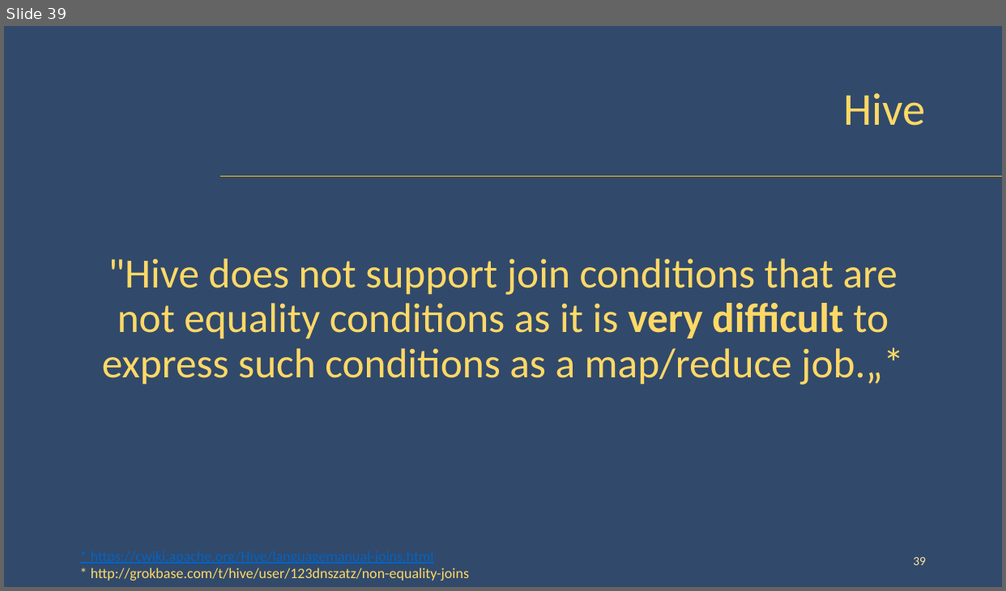
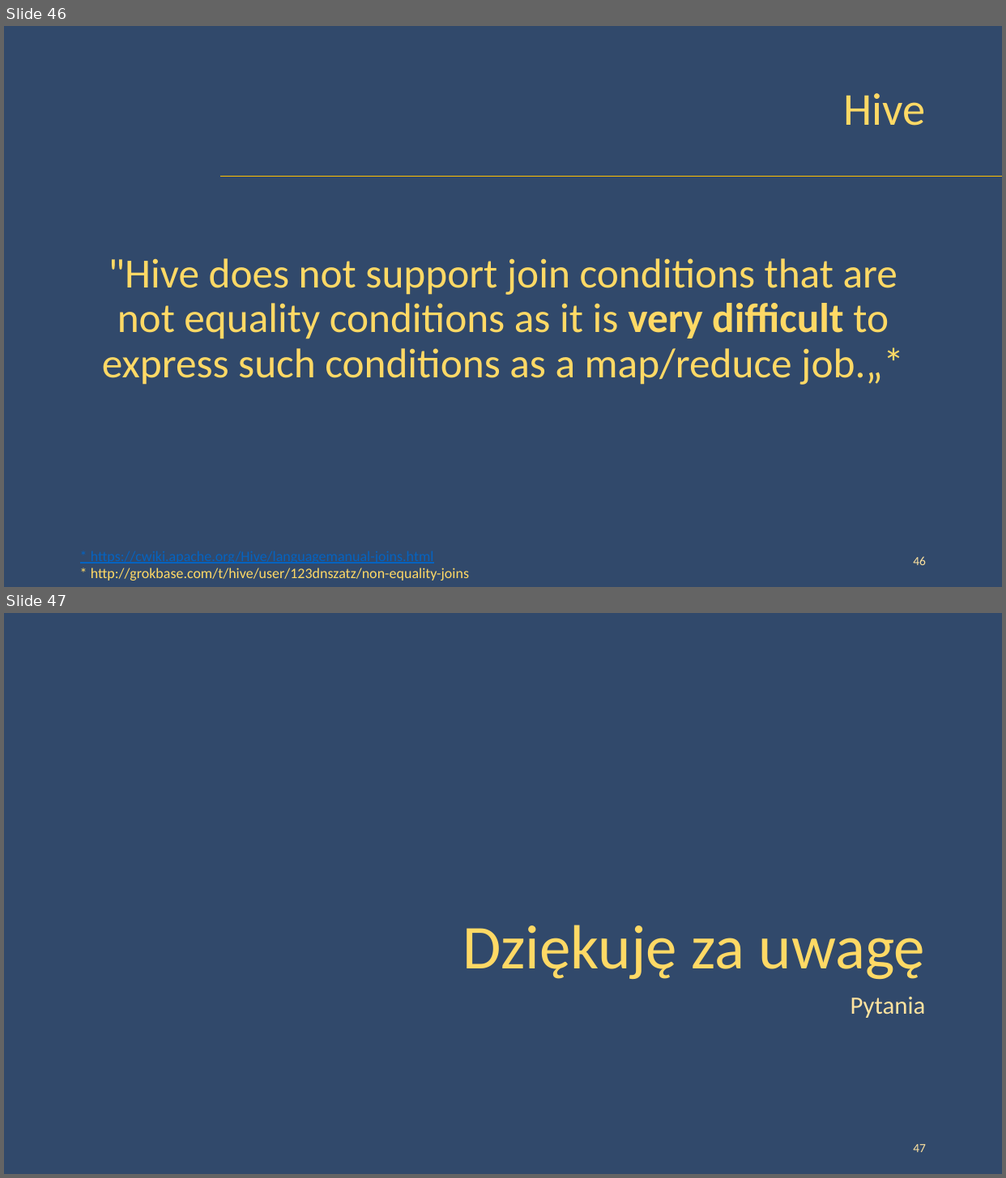
Before and after one commit to peczwy/DbConf2015, a slide deck: DbConf - Złączenia w modelu MapReduce - Lite.pptx. Shown one above the other, each under a label of ours: slide 39 before the commit, slides 46 and 47 after it. The pictures are 1006x591 and 1006x1178 pixels, drawn with LibreOffice and Linux fonts; fonts in the diff are those of the drawing; background and template pictures are left out. Boxes give left, top, right and bottom in pixels: in the first picture for what was removed or moved away, otherwise in the second. Text is boxed around its words. In the diff, an @@ line names an element or a change of style, - is before the commit and + after.

```diff
--- a/DbConf - Złączenia w modelu MapReduce - Lite.pptx
+++ b/DbConf - Złączenia w modelu MapReduce - Lite.pptx
@@ slide 47 added at <box>4,613,1002,1174</box>, background picture (left out) @@
@@ title added at <box>462,925,925,980</box>, 60 pt, text #FFD965 @@
+Dziękuję za uwagę
@@ text added at <box>850,997,926,1018</box>, 24 pt, text #FFE39F @@
+Pytania
@@ page number added at <box>913,1144,926,1152</box>, 12 pt, text #FFE39F @@
+47
@@ what was slide 39 is now slide 46 @@
@@ page number at <box>913,557,926,565</box>: text changed @@
-39
+46
```
Also in this commit, not shown: 2 slides changed, 1 other slide added, 2 other files.
